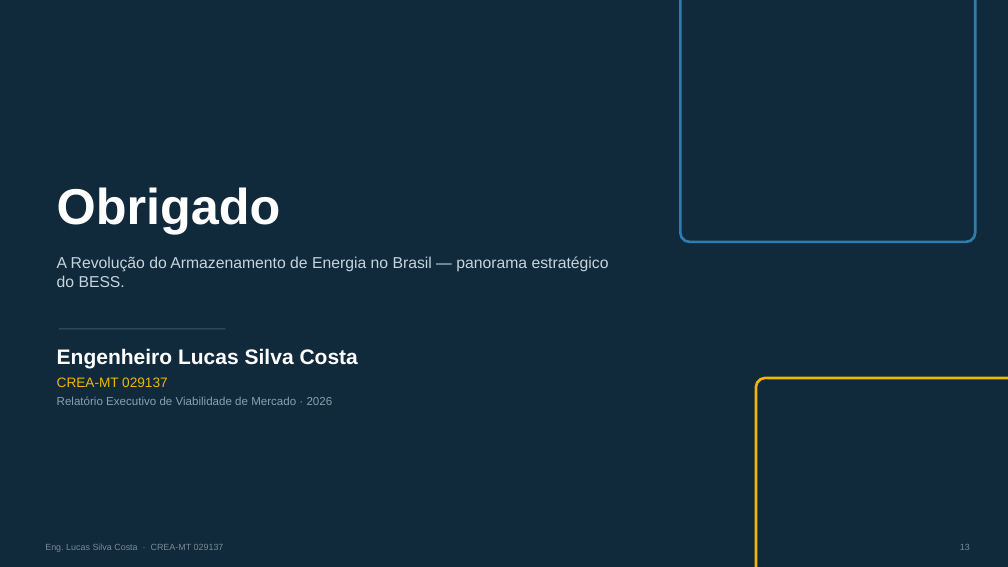
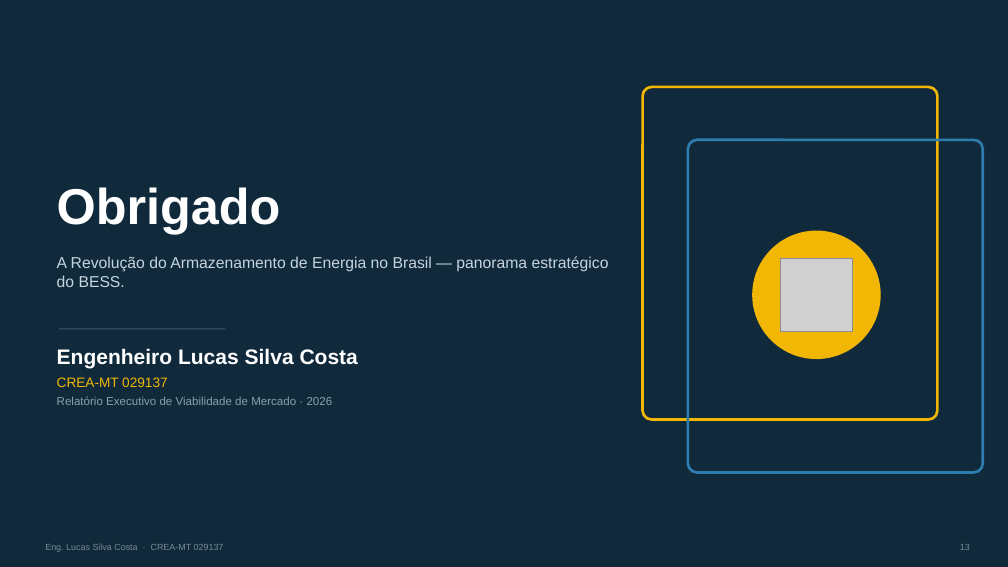
Before and after one commit to Lucas200988/sonare-crm, a slide deck: slide 13 of apresentacoes/BESS_Brasil_Lucas_Silva_Costa.pptx. Drawn at 1008x567 pixels with LibreOffice and Linux fonts; fonts in the diff are those of the drawing; grey boxes stand for pictures. Boxes give left, top, right and bottom in pixels: in the first picture for what was removed or moved away, otherwise in the second. Text is boxed around its words. In the diff, an @@ line names an element or a change of style, - is before the commit and + after.

```diff
--- a/apresentacoes/BESS_Brasil_Lucas_Silva_Costa.pptx
+++ b/apresentacoes/BESS_Brasil_Lucas_Silva_Costa.pptx
@@ rounded rectangle: place and size @@
-rounded rectangle at <box>756,378,1008,567</box>
+rounded rectangle at <box>643,87,938,420</box>
@@ rounded rectangle: place and size @@
-rounded rectangle at <box>681,0,975,242</box>
+rounded rectangle at <box>688,140,983,473</box>
@@ ellipse added at <box>752,231,881,359</box>, fill #F2B705 @@
@@ picture added at <box>780,259,853,331</box> @@
```
